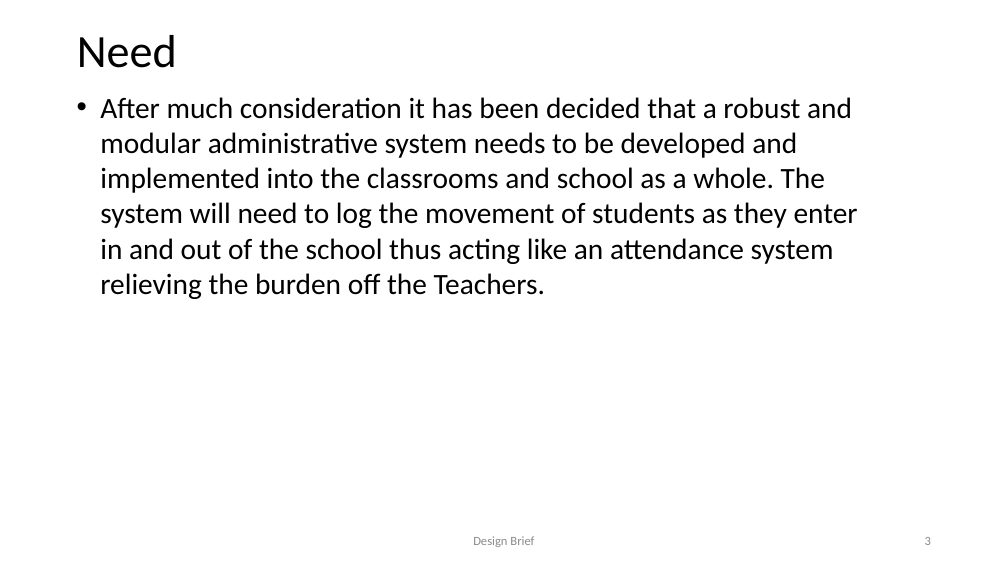
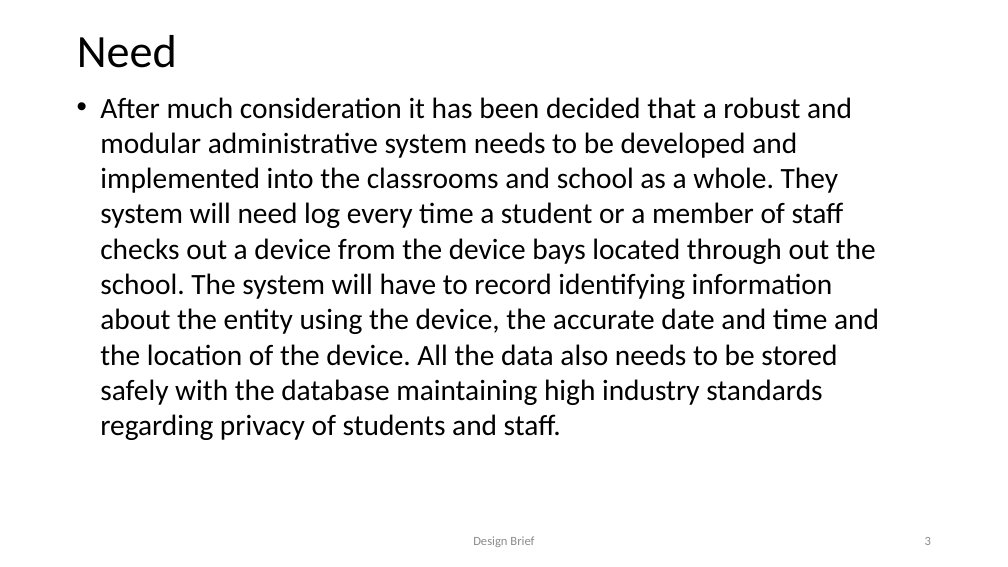
Before and after one commit to Karna-A/Sys-Engineering, a slide deck: slide 3 of Folio/Design Brief RFID FINAL.pptx. Drawn at 1008x567 pixels with LibreOffice and Linux fonts; fonts in the diff are those of the drawing. Boxes give left, top, right and bottom in pixels: in the first picture for what was removed or moved away, otherwise in the second. Text is boxed around its words. In the diff, an @@ line names an element or a change of style, - is before the commit and + after.

```diff
--- a/Folio/Design Brief RFID FINAL.pptx
+++ b/Folio/Design Brief RFID FINAL.pptx
@@ text at [100,97,879,440]: text changed @@
-• After much consideration it has been decided that a robust and modular administrative system needs to be developed and implemented into the classrooms and school as a whole. The system will need to log the movement of students as they enter in and out of the school thus acting like an attendance system relieving the burden off the Teachers.
+• After much consideration it has been decided that a robust and modular administrative system needs to be developed and implemented into the classrooms and school as a whole. They system will need log every time a student or a member of staff checks out a device from the device bays located through out the school. The system will have to record identifying information about the entity using the device, the accurate date and time and the location of the device. All the data also needs to be stored safely with the database maintaining high industry standards regarding privacy of students and staff.
```
Also in this commit, not shown: 7 other slides changed, 1 other file.
